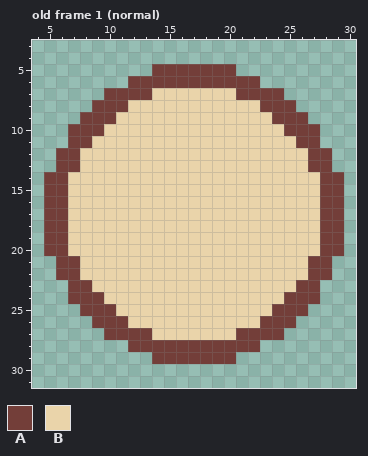
One commit to this pixel-art file: art/map/map-zone.aseprite. That is the earlier state.
35x35 pixels, 4 frames. Shown: old frame 1 (normal): x 4..30, y 3..31.
Palette (. is transparent): A #733e39  B #ead4aa
Pixels before, old frame 1 (normal), first column x 5:
 5 .........AAAAAAA.........
 6 .......AAAAAAAAAAA.......
 7 .....AAAABBBBBBBAAAA.....
 8 ....AAABBBBBBBBBBBAAA....
 9 ...AAABBBBBBBBBBBBBAAA...
10 ..AAABBBBBBBBBBBBBBBAAA..
11 ..AABBBBBBBBBBBBBBBBBAA..
12 .AABBBBBBBBBBBBBBBBBBBAA.
13 .AABBBBBBBBBBBBBBBBBBBAA.
14 AABBBBBBBBBBBBBBBBBBBBBAA
15 AABBBBBBBBBBBBBBBBBBBBBAA
16 AABBBBBBBBBBBBBBBBBBBBBAA
17 AABBBBBBBBBBBBBBBBBBBBBAA
18 AABBBBBBBBBBBBBBBBBBBBBAA
19 AABBBBBBBBBBBBBBBBBBBBBAA
20 AABBBBBBBBBBBBBBBBBBBBBAA
21 .AABBBBBBBBBBBBBBBBBBBAA.
22 .AABBBBBBBBBBBBBBBBBBBAA.
23 ..AABBBBBBBBBBBBBBBBBAA..
24 ..AAABBBBBBBBBBBBBBBAAA..
25 ...AAABBBBBBBBBBBBBAAA...
26 ....AAABBBBBBBBBBBAAA....
27 .....AAAABBBBBBBAAAA.....
28 .......AAAAAAAAAAA.......
29 .........AAAAAAA.........
The same view after the edit:
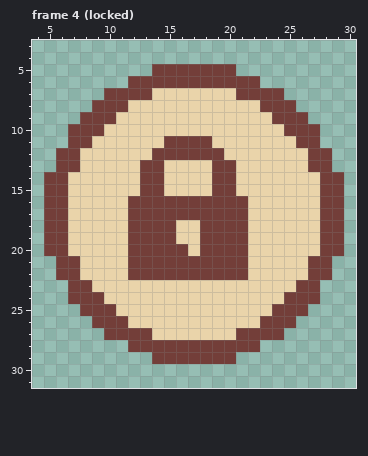
A new or re-ordered frame is compared with the old frame closest to it.
The exact change:
{"change": "frames 4 -> 5"}
{"where": "frame 4 (locked) is new; against old frame 1 (normal)"}
{"frame":4,"y":11,"x":15,"old":"BBBB","new":"AAAA"}
{"frame":4,"y":12,"x":14,"old":"BBBBBB","new":"AAAAAA"}
{"frame":4,"y":13,"x":13,"old":"BB","new":"AA"}
{"frame":4,"y":13,"x":19,"old":"BB","new":"AA"}
{"frame":4,"y":14,"x":13,"old":"BB","new":"AA"}
{"frame":4,"y":14,"x":19,"old":"BB","new":"AA"}
{"frame":4,"y":15,"x":13,"old":"BB","new":"AA"}
{"frame":4,"y":15,"x":19,"old":"BB","new":"AA"}
{"frame":4,"y":16,"x":12,"old":"BBBBBBBBBB","new":"AAAAAAAAAA"}
{"frame":4,"y":17,"x":12,"old":"BBBBBBBBBB","new":"AAAAAAAAAA"}
{"frame":4,"y":18,"x":12,"old":"BBBB","new":"AAAA"}
{"frame":4,"y":18,"x":18,"old":"BBBB","new":"AAAA"}
{"frame":4,"y":19,"x":12,"old":"BBBB","new":"AAAA"}
{"frame":4,"y":19,"x":18,"old":"BBBB","new":"AAAA"}
{"frame":4,"y":20,"x":12,"old":"BBBBB","new":"AAAAA"}
{"frame":4,"y":20,"x":18,"old":"BBBB","new":"AAAA"}
{"frame":4,"y":21,"x":12,"old":"BBBBBBBBBB","new":"AAAAAAAAAA"}
{"frame":4,"y":22,"x":12,"old":"BBBBBBBBBB","new":"AAAAAAAAAA"}
{"label":"changed","picture_box":[128,136,248,280]}
